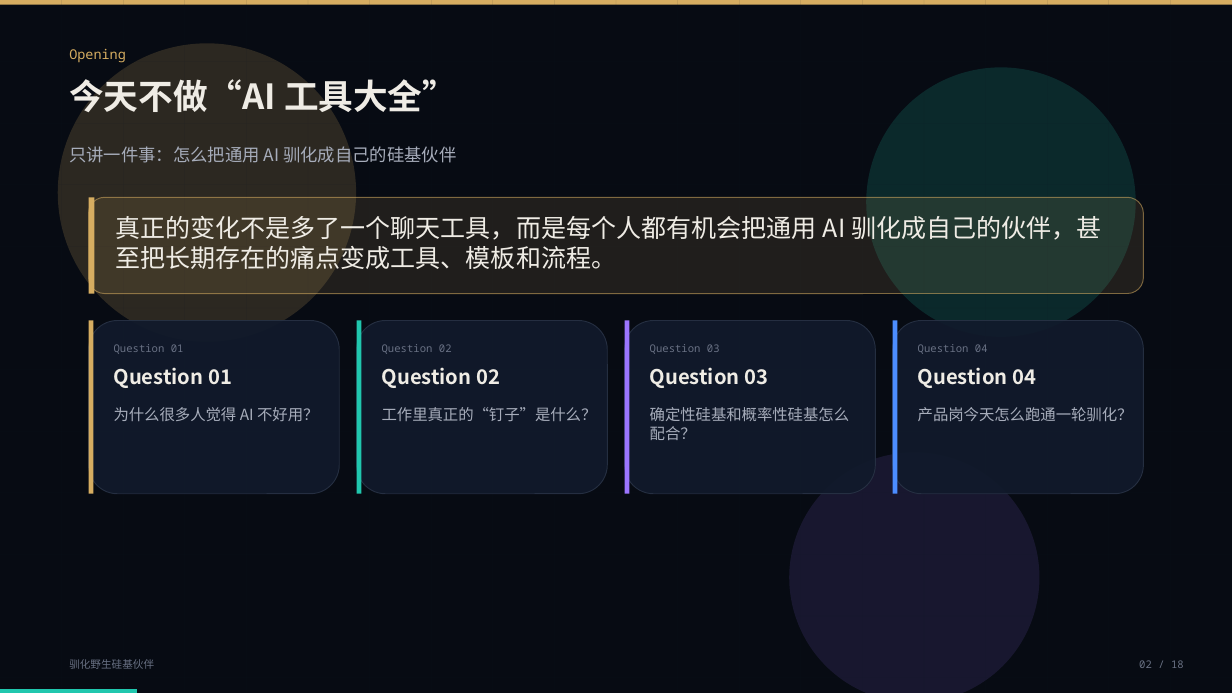
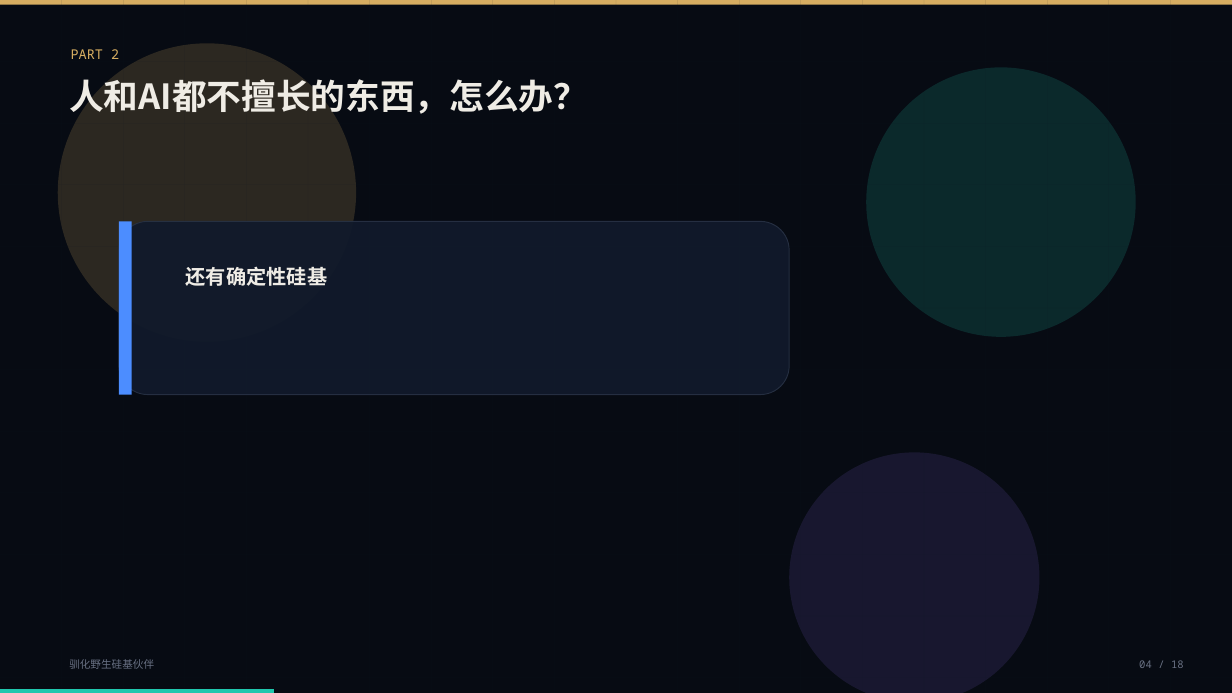
Before and after one commit to SunGrissy/Hermes, a slide deck: slide 14 of 会议材料/驯化野生硅基伙伴_渐进披露版.pptx (slide 2 before the commit). Drawn at 1232x693 pixels with LibreOffice and Linux fonts; fonts in the diff are those of the drawing. Boxes give left, top, right and bottom in pixels: in the first picture for what was removed or moved away, otherwise in the second. Text is boxed around its words. In the diff, an @@ line names an element or a change of style, - is before the commit and + after.

```diff
--- a/会议材料/驯化野生硅基伙伴_渐进披露版.pptx
+++ b/会议材料/驯化野生硅基伙伴_渐进披露版.pptx
@@ text at bbox=[71, 49, 119, 59]: text changed @@
-Opening
+PART 2
@@ text at bbox=[69, 79, 588, 114]: text changed @@
-今天不做“AI 工具大全”
+人和AI都不擅长的东西，怎么办？
@@ text removed at bbox=[69, 146, 456, 163] @@
-只讲一件事：怎么把通用 AI 驯化成自己的硅基伙伴
@@ rounded rectangle removed at bbox=[89, 197, 1143, 294] @@
@@ rectangle removed at bbox=[89, 197, 94, 294] @@
@@ text removed at bbox=[115, 216, 1101, 269] @@
-真正的变化不是多了一个聊天工具，而是每个人都有机会把通用 AI 驯化成自己的伙伴，甚至把长期存在的痛点变成工具、模板和流程。
@@ rectangle: place and size @@
-rectangle at bbox=[892, 320, 897, 493]
+rectangle at bbox=[119, 221, 132, 394]
@@ rounded rectangle: place and size @@
-rounded rectangle at bbox=[357, 320, 608, 493]
+rounded rectangle at bbox=[119, 221, 789, 394]
@@ text added at bbox=[186, 266, 327, 286], 21 pt, text #EFECE5, bold @@
+还有确定性硅基
@@ group removed at bbox=[89, 320, 340, 493]: 3 texts, 1 rounded rectangle, 1 rectangle @@
-Question 01
-Question 01
-为什么很多人觉得 AI 不好用？
@@ group removed at bbox=[357, 320, 597, 493]: 3 texts, 1 rectangle @@
-Question 02
-Question 02
-工作里真正的“钉子”是什么？
@@ group removed at bbox=[624, 320, 875, 493]: 3 texts, 1 rounded rectangle, 1 rectangle @@
-Question 03
-Question 03
-确定性硅基和概率性硅基怎么配合？
@@ group removed at bbox=[892, 320, 1143, 493]: 3 texts, 1 rounded rectangle @@
-Question 04
-Question 04
-产品岗今天怎么跑通一轮驯化？
@@ rectangle: place and size @@
-rectangle at bbox=[0, 689, 137, 693]
+rectangle at bbox=[0, 689, 274, 693]
@@ text at bbox=[1139, 660, 1184, 668]: text changed @@
-02 / 18
+04 / 18
```
Also in this commit, not shown: 9 other slides changed, 16 slides added, 1 slide removed, 1 other file.
